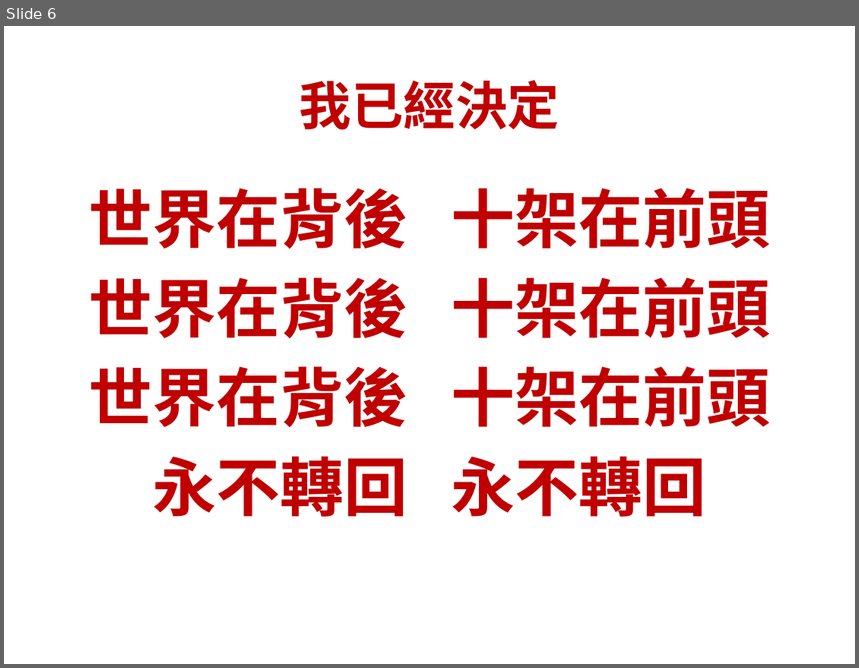
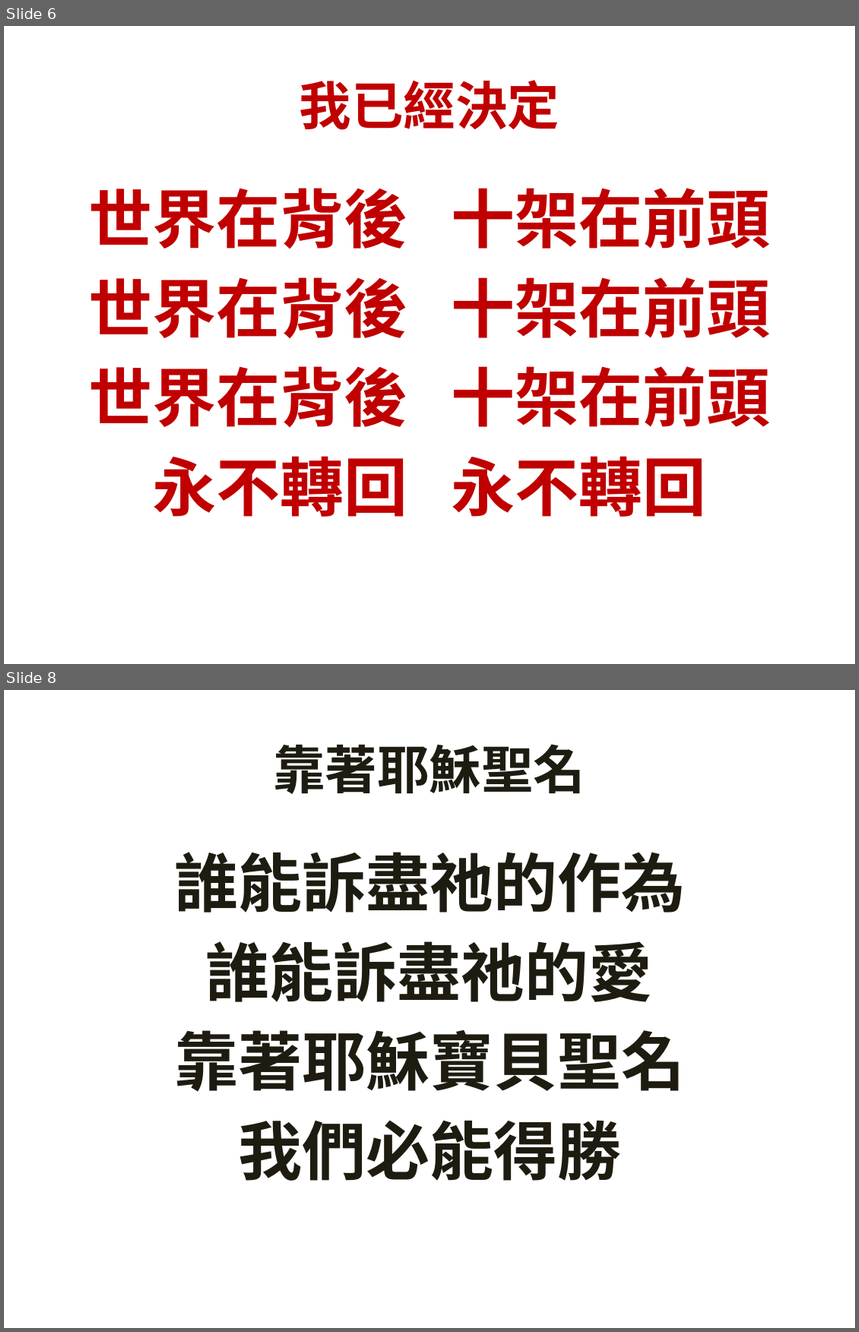
Before and after one commit to batisuoc/bible-school, a slide deck: 2019/2月.pptx. Shown one above the other, each under a label of ours: slide 6 before the commit, slides 6 and 8 after it; the slides between them are not shown. The pictures are 859x668 and 859x1332 pixels, drawn with LibreOffice and Linux fonts; fonts in the diff are those of the drawing; background and template pictures are left out. Boxes give left, top, right and bottom in pixels: in the first picture for what was removed or moved away, otherwise in the second. Text is boxed around its words. In the diff, an @@ line names an element or a change of style, - is before the commit and + after.

Commit message:
Update 17/02/2019

```diff
--- a/2019/2月.pptx
+++ b/2019/2月.pptx
@@ slide 8 added at <box>4,690,855,1328</box>, background picture (left out) @@
@@ text added at <box>273,744,585,794</box>, 44 pt, text #1E1C11, bold @@
+靠著耶穌聖名
@@ text added at <box>174,852,685,1181</box>, 54 pt, text #1E1C11, bold @@
+誰能訴盡祂的作為
+誰能訴盡祂的愛
+靠著耶穌寶貝聖名
+我們必能得勝
```
Also in this commit, not shown: 1 other slide added.
